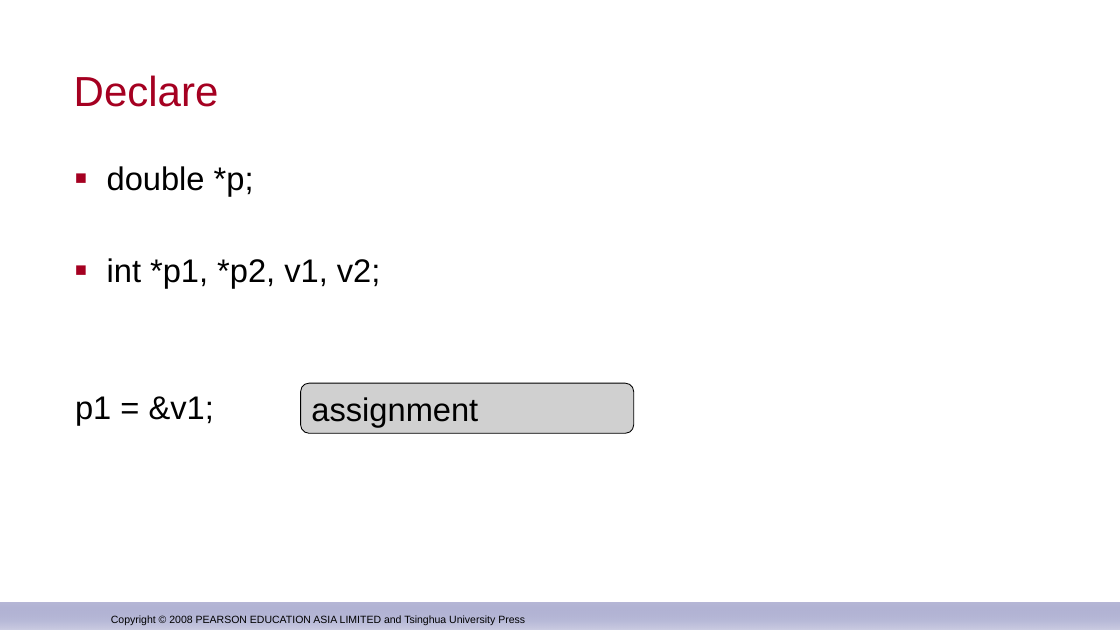
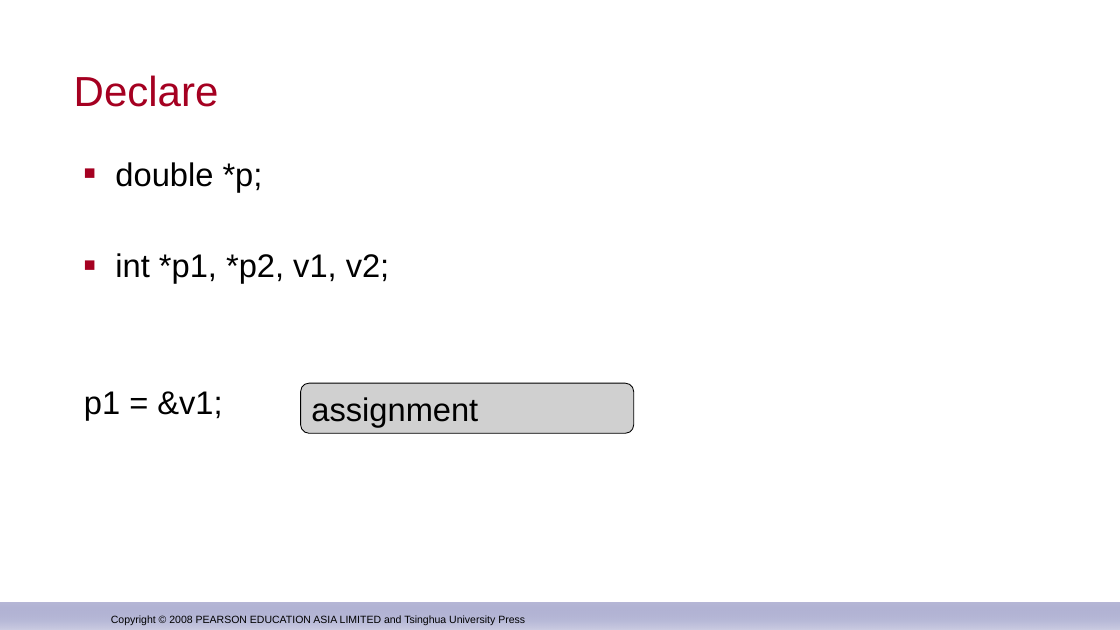
Before and after one commit to djuanbei/CPLUSPLUS, a slide deck: slide 4 of ppt/chapter 9.pptx. Drawn at 1120x630 pixels with LibreOffice and Linux fonts; fonts in the diff are those of the drawing; grey boxes stand for pictures; background and template pictures are left out. Boxes give left, top, right and bottom in pixels: in the first picture for what was removed or moved away, otherwise in the second. Text is boxed around its words. In the diff, an @@ line names an element or a change of style, - is before the commit and + after.

```diff
--- a/ppt/chapter 9.pptx
+++ b/ppt/chapter 9.pptx
@@ text "double *p;": place and size @@
-text "double *p;" at box(75, 166, 381, 425)
+text "double *p;" at box(84, 162, 390, 420)
```
Also in this commit, not shown: 7 slides added, 1 other file.
